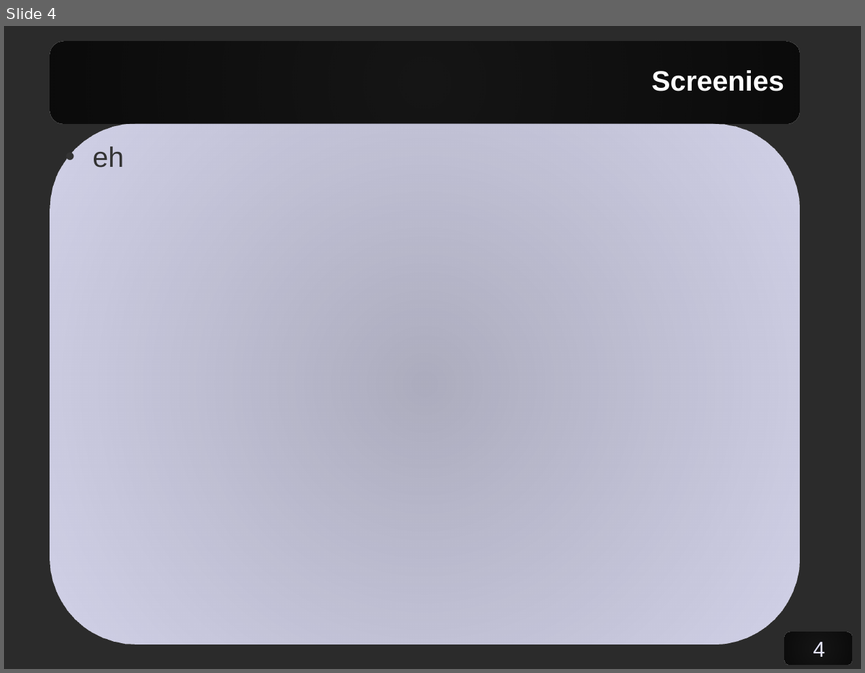
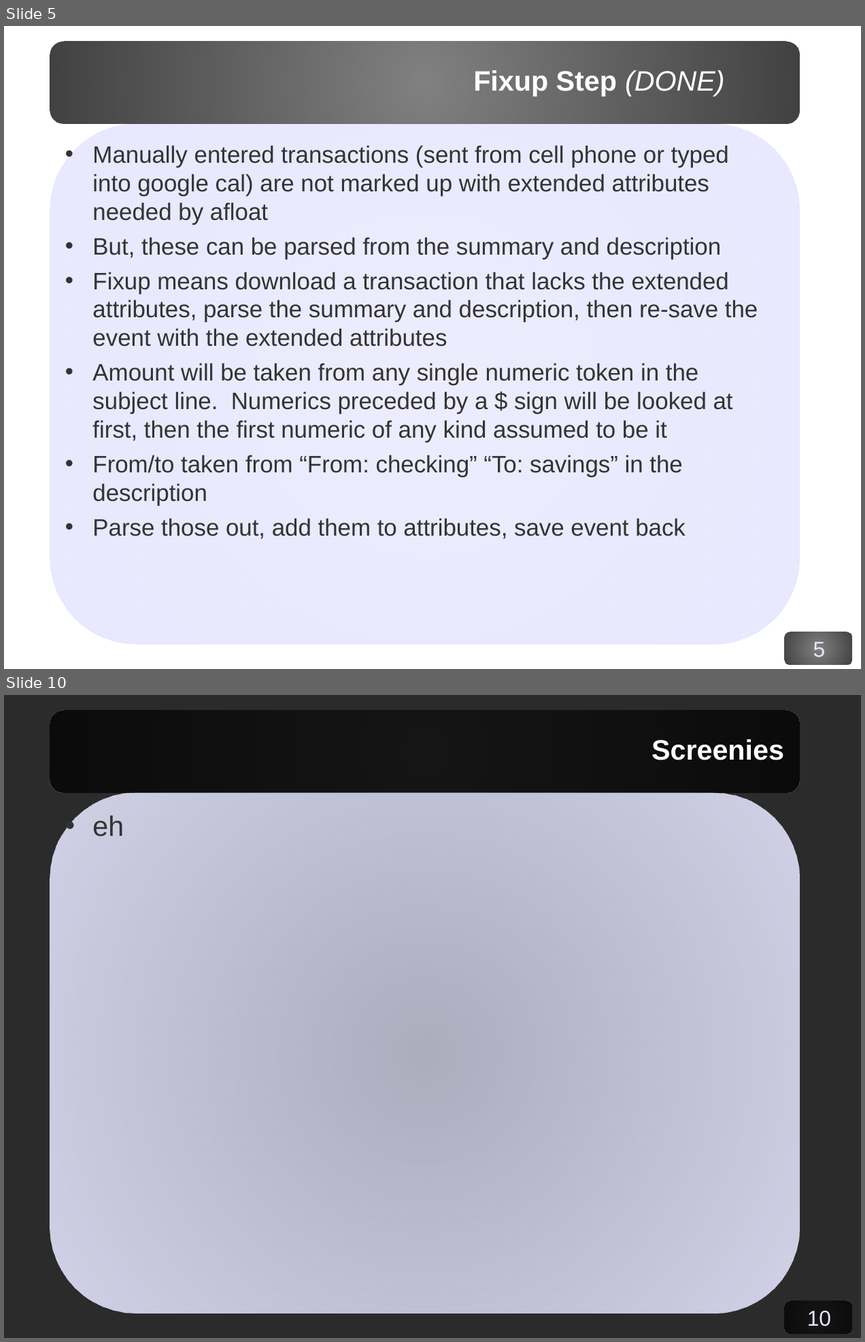
Before and after one commit to corydodt/Afloat, a slide deck: doc/afloat.odp. Shown one above the other, each under a label of ours: slide 4 before the commit, slides 5 and 10 after it; the slides between them are not shown. The pictures are 865x673 and 865x1342 pixels, drawn with LibreOffice and Linux fonts; fonts in the diff are those of the drawing; background and template pictures are left out; a plain dark background stands for a picture behind light text. Boxes give left, top, right and bottom in pixels: in the first picture for what was removed or moved away, otherwise in the second. Text is boxed around its words. In the diff, an @@ line names an element or a change of style, - is before the commit and + after.

```diff
--- a/doc/afloat.odp
+++ b/doc/afloat.odp
@@ slide 5 added at [4,26,861,669], background picture (left out); not listed: 4 template elements that a slide beside it also shows @@
@@ title added at [473,70,725,96], 26 pt, text #FFFFFF, bold @@
+Fixup Step (DONE)
@@ text added at [92,145,757,539], 22 pt, text #333333 @@
+• Manually entered transactions (sent from cell phone or typed into google cal) are not marked up with extended attributes needed by afloat
+• But, these can be parsed from the summary and description
+• Fixup means download a transaction that lacks the extended attributes, parse the summary and description, then re-save the event with the extended attributes
+• Amount will be taken from any single numeric token in the subject line. Numerics preceded by a $ sign will be looked at first, then the first numeric of any kind assumed to be it
+• From/to taken from “From: checking” “To: savings” in the description
+• Parse those out, add them to attributes, save event back
@@ what was slide 4 is now slide 10 @@
@@ page number at [807,1310,831,1326]: text changed @@
-4
+10
```
Also in this commit, not shown: 3 slides changed, 5 other slides added.
